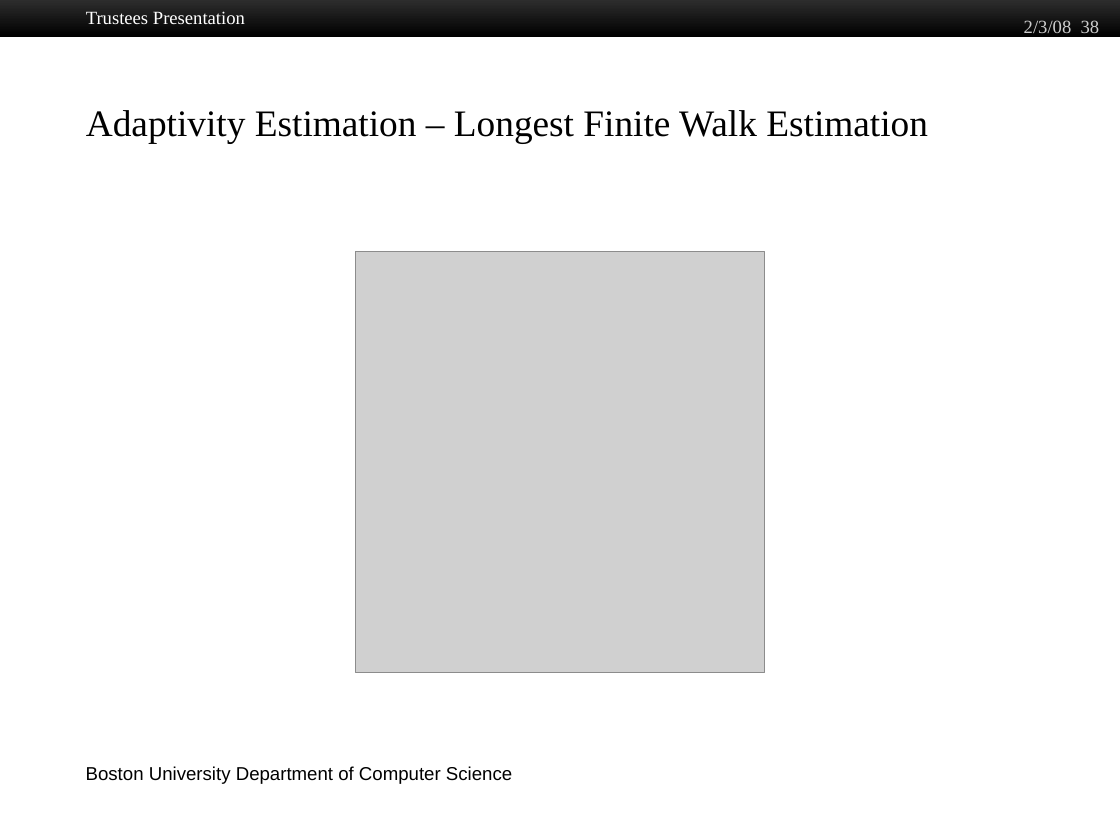
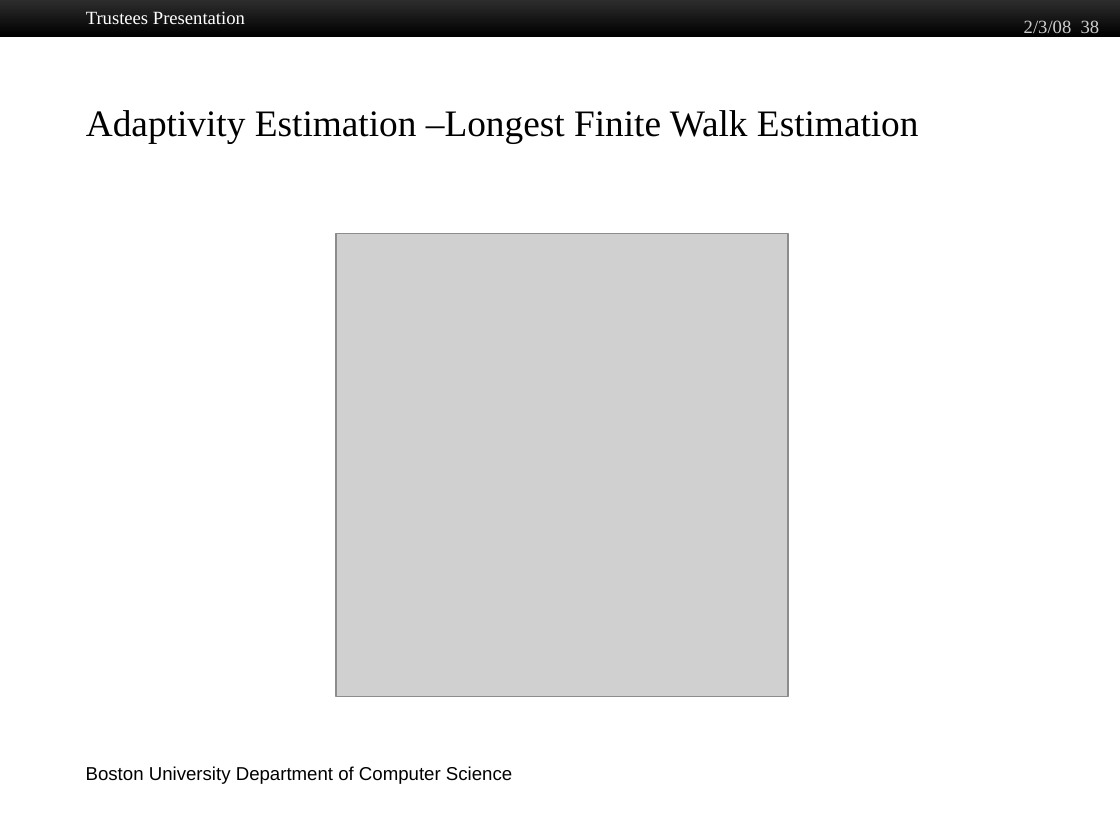
Before and after one commit to jiawenliu/PhD, a slide deck: slide 38 of CS/Prospectus/Slides/Jiawen Liu.pptx. Drawn at 1120x840 pixels with LibreOffice and Linux fonts; fonts in the diff are those of the drawing; grey boxes stand for pictures; background and template pictures are left out. Boxes give left, top, right and bottom in pixels: in the first picture for what was removed or moved away, otherwise in the second. Text is boxed around its words. In the diff, an @@ line names an element or a change of style, - is before the commit and + after.

```diff
--- a/CS/Prospectus/Slides/Jiawen Liu.pptx
+++ b/CS/Prospectus/Slides/Jiawen Liu.pptx
@@ title at (x1=86, y1=110, x2=919, y2=143): spaces changed @@
-Adaptivity Estimation – Longest Finite Walk Estimation
+Adaptivity Estimation –Longest Finite Walk Estimation
@@ picture resized from (x1=355, y1=251, x2=764, y2=672) to (x1=336, y1=233, x2=788, y2=697) @@
```
Also in this commit, not shown: 3 other slides changed, 7 other files.
